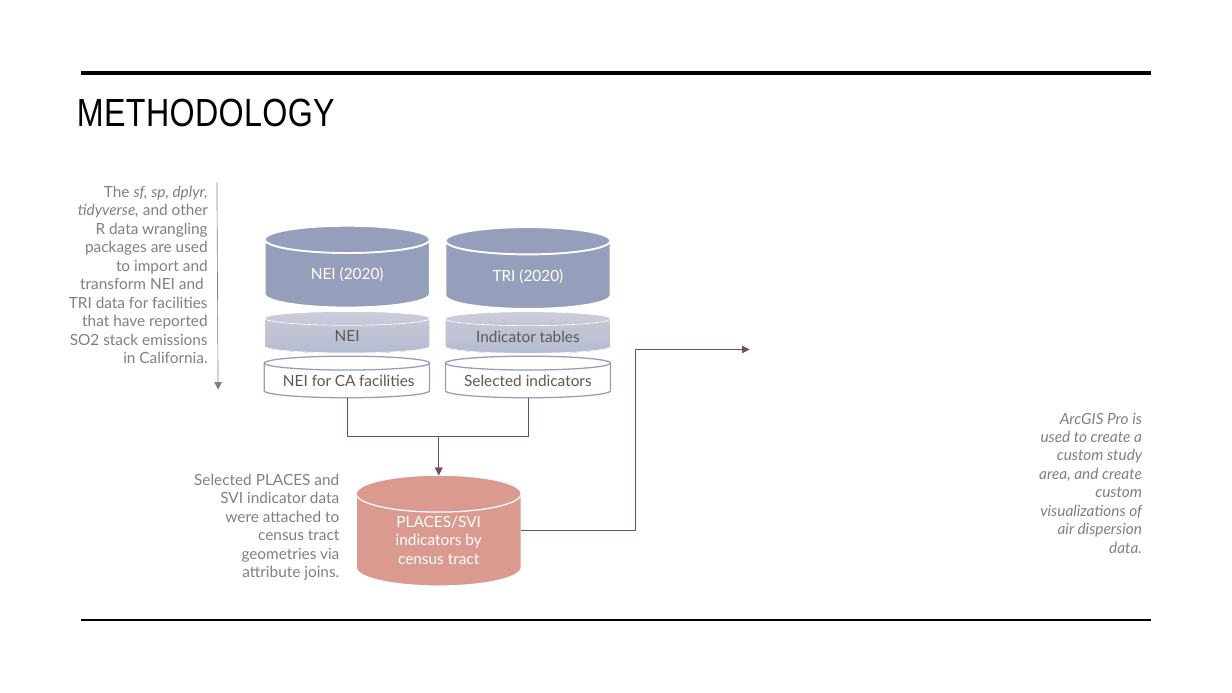
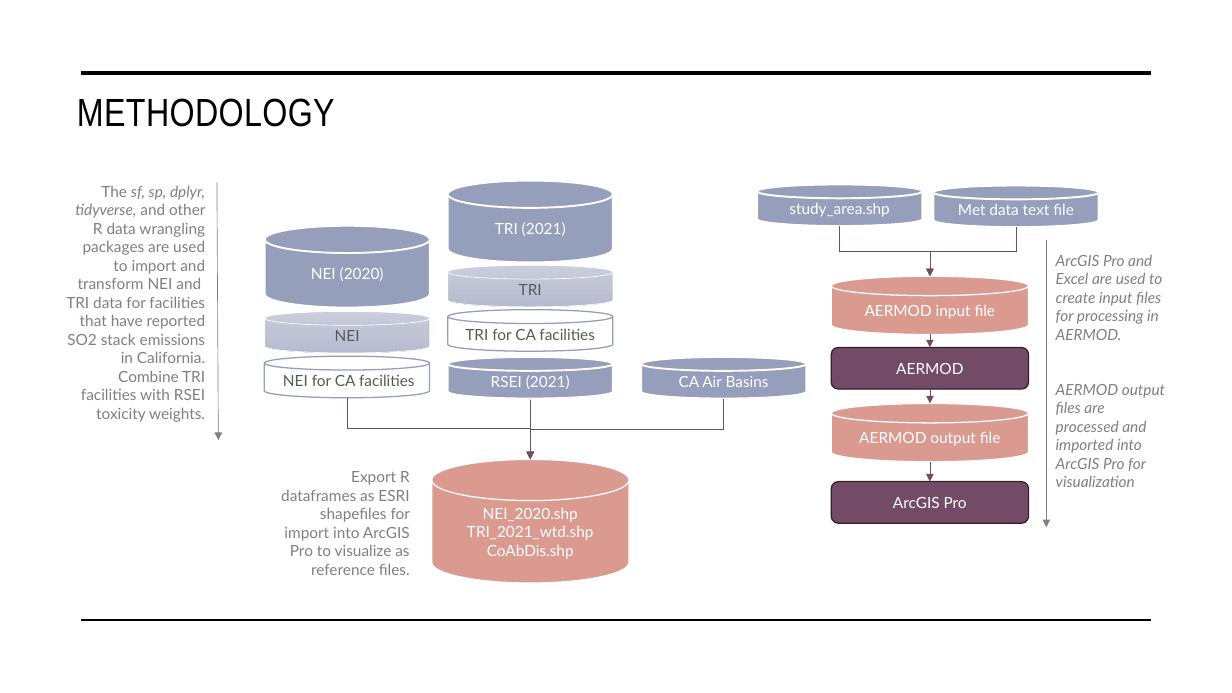
Before and after one commit to justenvirons/pedagogy, a slide deck: slide 1 of GEO346_2023_FallQuarter/Exercise_02/exercise02-template.pptx. Drawn at 1232x693 pixels with LibreOffice and Linux fonts; fonts in the diff are those of the drawing. Boxes give left, top, right and bottom in pixels: in the first picture for what was removed or moved away, otherwise in the second. Text is boxed around its words. In the diff, an @@ line names an element or a change of style, - is before the commit and + after.

```diff
--- a/GEO346_2023_FallQuarter/Exercise_02/exercise02-template.pptx
+++ b/GEO346_2023_FallQuarter/Exercise_02/exercise02-template.pptx
@@ text at (66,186,206,422): text changed @@
-The sf, sp, dplyr, tidyverse, and other R data wrangling packages are used to import and transform NEI and TRI data for facilities that have reported SO2 stack emissions in California.
+The sf, sp, dplyr, tidyverse, and other R data wrangling packages are used to import and transform NEI and TRI data for facilities that have reported SO2 stack emissions in California. Combine TRI facilities with RSEI toxicity weights.
@@ arrow moved from (217, 183) - (218, 390) to (217, 183) - (218, 440) @@
@@ cylinder added at (757,185,922,226), fill #959EBB, outline #FFFFFF 1.5 pt, 12 pt, text #FFFFFF @@
+study_area.shp
@@ cylinder added at (933,186,1099,227), fill #959EBB, outline #FFFFFF 1.5 pt, 12 pt, text #FFFFFF @@
+Met data text file
@@ text in cylinder at (495,222,566,236): text changed @@
-TRI (2020)
+TRI (2021)
@@ elbow arrow added from (840, 226) to (930, 276), #734B67 0.5 pt @@
@@ elbow arrow added from (1017, 227) to (930, 276), #734B67 0.5 pt @@
@@ arrow added from (1046, 239) to (1046, 528), #808080 0.5 pt @@
@@ text at (1056,255,1165,487): text changed @@
-ArcGIS Pro is used to create a custom study area, and create custom visualizations of air dispersion data.
+ArcGIS Pro and Excel are used to create input files for processing in AERMOD.
+AERMOD output files are processed and imported into ArcGIS Pro for visualization
@@ text in cylinder at (519,284,542,295): text changed @@
-Indicator tables
+TRI
@@ cylinder added at (832,276,1030,335), fill #DB9A8F, outline #FFFFFF 1 pt, 12 pt, text #FFFFFF @@
+AERMOD input file
@@ 3 cylinders: place and size @@
-3 cylinders at (445,227,611,397)
+3 cylinders at (448,180,614,351)
@@ text in cylinder at (465,328,595,340): text changed @@
-Selected indicators
+TRI for CA facilities
@@ cylinder added at (448,357,614,398), fill #959EBB, outline #FFFFFF 1.5 pt, 12 pt, text #FFFFFF @@
+RSEI (2021)
@@ cylinder added at (641,357,807,398), fill #959EBB, outline #FFFFFF 1.5 pt, 12 pt, text #FFFFFF @@
+CA Air Basins
@@ rounded rectangle added at (832,348,1030,389), fill #734B67, outline #32212D 1 pt, 12 pt, text #FFFFFF @@
+AERMOD
@@ arrow added from (930, 335) to (930, 348), #734B67 0.5 pt @@
@@ arrow added from (930, 389) to (930, 404), #734B67 0.5 pt @@
@@ elbow arrow moved from (348, 397) - (439, 475) to (348, 397) - (531, 459) @@
@@ elbow arrow moved from (528, 397) - (439, 475) to (531, 398) - (531, 459) @@
@@ elbow arrow moved from (521, 531) - (750, 349) to (724, 398) - (531, 459) @@
@@ cylinder added at (832,404,1030,462), fill #DB9A8F, outline #FFFFFF 1 pt, 12 pt, text #FFFFFF @@
+AERMOD output file
@@ text at (281,471,410,575): text changed @@
-Selected PLACES and SVI indicator data were attached to census tract geometries via attribute joins.
+Export R dataframes as ESRI shapefiles for import into ArcGIS Pro to visualize as reference files.
@@ cylinder "NEI_2020.shp": place and size @@
-cylinder "NEI_2020.shp" at (357,475,522,586)
+cylinder "NEI_2020.shp" at (432,459,629,583)
@@ arrow added from (930, 462) to (930, 482), #734B67 0.5 pt @@
@@ text in cylinder at (467,508,593,559): text changed @@
-PLACES/SVI indicators by
-census tract
+NEI_2020.shp
+TRI_2021_wtd.shp
+CoAbDis.shp
@@ rounded rectangle added at (832,482,1030,523), fill #734B67, outline #32212D 1 pt, 12 pt, text #FFFFFF @@
+ArcGIS Pro
```
Also in this commit, not shown: 1 other slide changed, 5 slides added, 7 slides removed, 2 other files.
